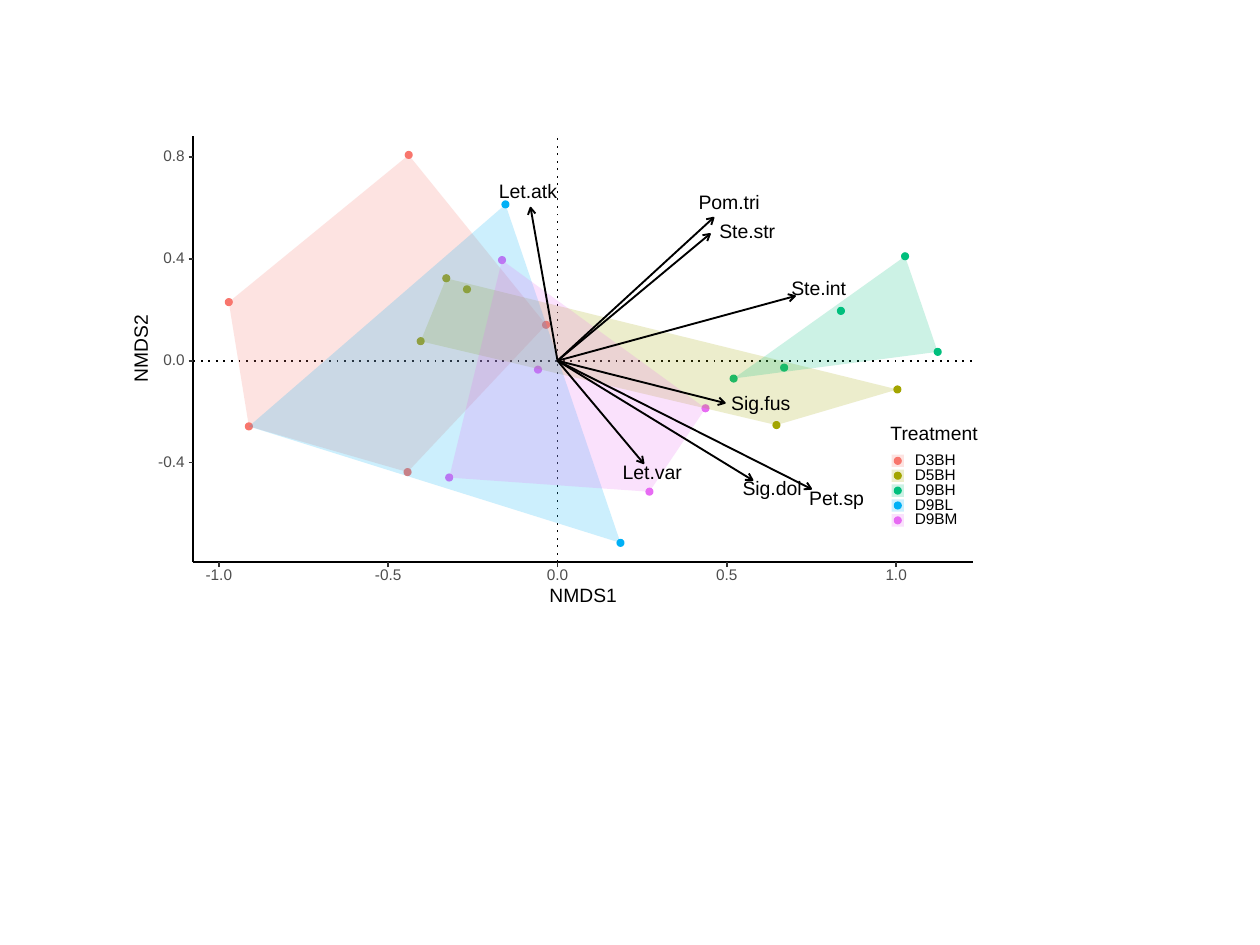
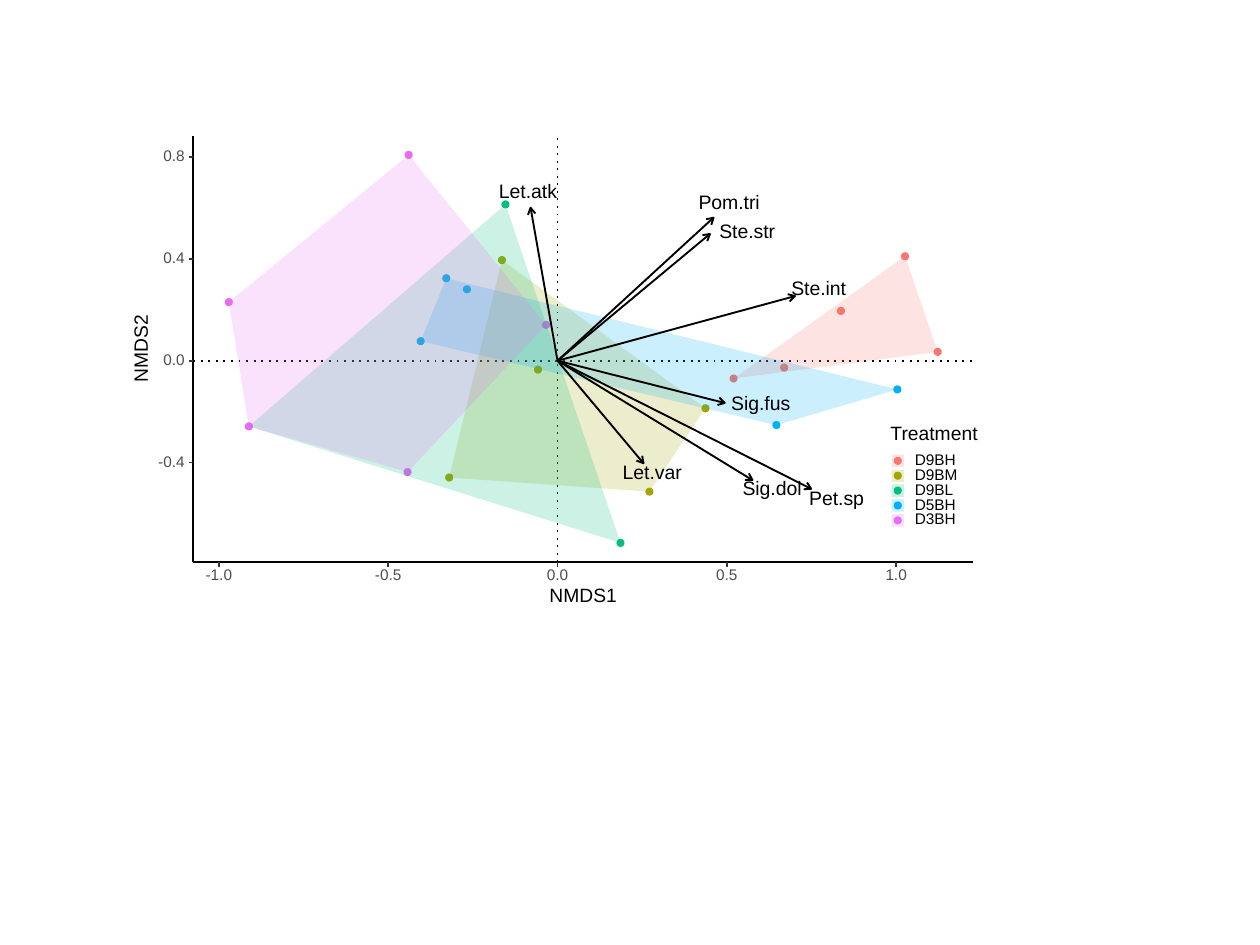
Before and after one commit to kels184/recruitment.ch2, a slide deck: slide 1 of output/figures/NMDS.end.pptx. Drawn at 1260x945 pixels with LibreOffice and Linux fonts; fonts in the diff are those of the drawing. Boxes give left, top, right and bottom in pixels: in the first picture for what was removed or moved away, otherwise in the second. Text is boxed around its words. In the diff, an @@ line names an element or a change of style, - is before the commit and + after.

```diff
--- a/output/figures/NMDS.end.pptx
+++ b/output/figures/NMDS.end.pptx
@@ freeform shape: place and size @@
-freeform shape at [450,260,706,491]
+freeform shape at [229,155,547,472]
@@ freeform shape: place and size @@
-freeform shape at [733,256,937,378]
+freeform shape at [249,204,621,543]
@@ ellipse at [501,202,508,208]: fill #00B0F6 to #00BF7D; outline #00B0F6 0.71 pt to #00BF7D 0.71 pt @@
@@ freeform shape: place and size @@
-freeform shape at [421,278,897,425]
+freeform shape at [450,260,706,491]
@@ fill #E76BF3 to #A3A500; outline #E76BF3 0.71 pt to #A3A500 0.71 pt in 5 elements at [534,367,541,373], [646,489,653,495], [446,474,452,480], [702,404,708,411], [499,257,505,263] @@
@@ freeform shape: place and size @@
-freeform shape at [229,155,547,472]
+freeform shape at [733,256,937,378]
@@ freeform shape: place and size @@
-freeform shape at [249,204,621,543]
+freeform shape at [421,278,897,425]
@@ fill #A3A500 to #00B0F6; outline #A3A500 0.71 pt to #00B0F6 0.71 pt in 5 elements at [895,386,901,392], [464,286,470,292], [417,338,423,344], [774,422,780,428], [444,275,450,281] @@
@@ fill #00BF7D to #F8766D; outline #00BF7D 0.71 pt to #F8766D 0.71 pt in 5 elements at [838,307,844,314], [902,253,908,260], [781,364,788,370], [935,349,941,355], [731,375,737,382] @@
@@ fill #F8766D to #E76BF3; outline #F8766D 0.71 pt to #E76BF3 0.71 pt in 5 elements at [404,469,411,475], [226,299,232,305], [406,151,412,158], [543,321,549,328], [246,423,252,430] @@
@@ text "D9BH": place and size @@
-text "D9BH" at [915,484,956,495]
+text "D9BH" at [915,454,956,465]
@@ text "D9BM": place and size @@
-text "D9BM" at [915,513,958,524]
+text "D9BM" at [915,469,958,480]
@@ text "D9BL": place and size @@
-text "D9BL" at [915,499,953,510]
+text "D9BL" at [915,484,953,495]
@@ text "D5BH": place and size @@
-text "D5BH" at [915,469,956,480]
+text "D5BH" at [915,499,956,510]
@@ ellipse at [617,539,624,546]: fill #00B0F6 to #00BF7D; outline #00B0F6 0.71 pt to #00BF7D 0.71 pt @@
@@ text "D3BH": place and size @@
-text "D3BH" at [915,454,956,465]
+text "D3BH" at [915,513,956,524]
```
Also in this commit, not shown: 6 other files.
